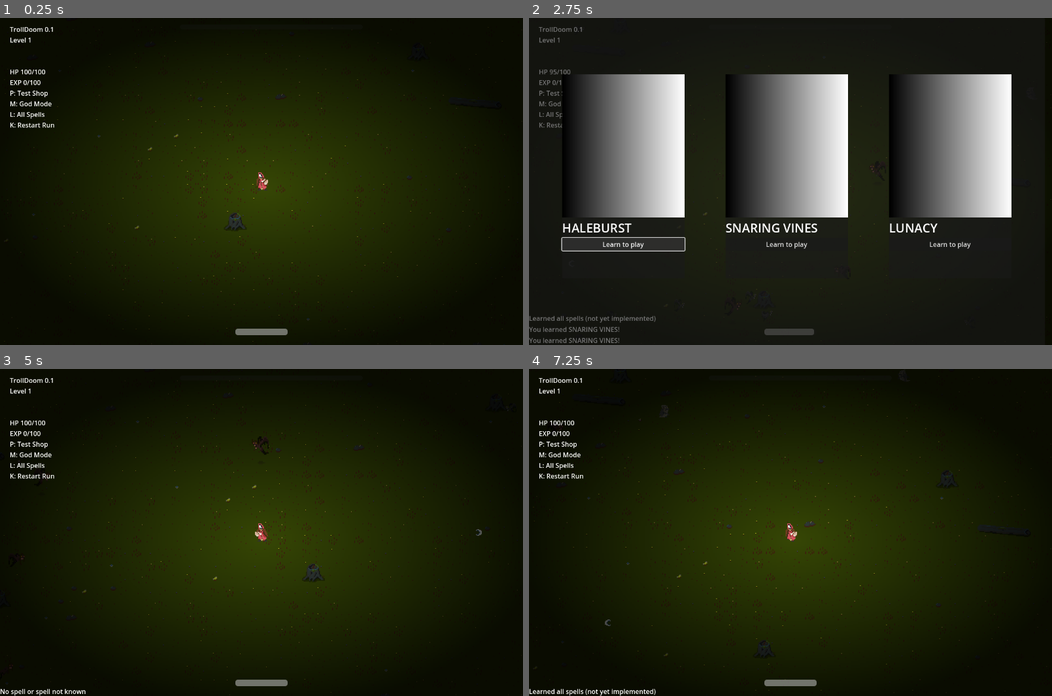
Above: before the commit, frames 1-4 (two rows, left to right).
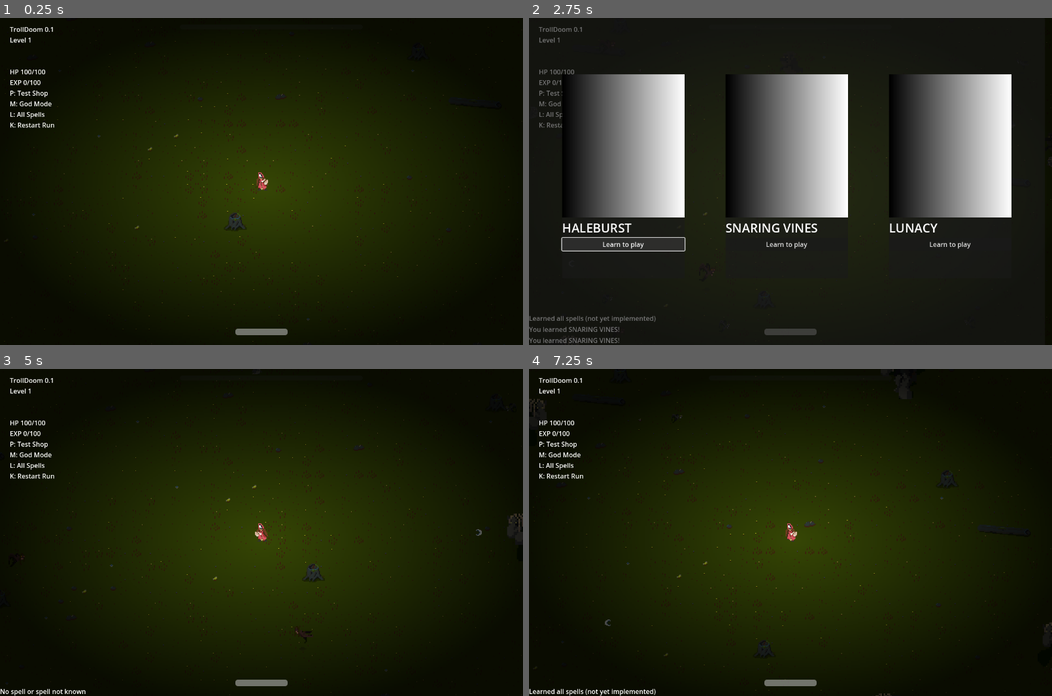
Above: after the commit, the same moments.

Repository: milestone-dev/ld55
Game: Godot game, scene res://scenes/main.tscn
The game is run twice, just before and just after one commit, with the same random seed, the same clock (stepped at 60 frames per second) and the same inputs.
Inputs (mouse positions are in pixels of both pictures, inside the frame that each line leads up to):
- Up to frame 1 (0.25 s): no input
- Up to frame 2 (2.75 s): tap Enter at 0.5 s; move the mouse to (764, 246) at 0.52 s; hold W (move_up) 0.53-1.25 s; tap L (dev_allspells) at 0.6 s; click (764, 246) at 0.67 s; tap P (dev_shop) at 0.77 s; click "Learn to play" at 1.25 s; click "Learn to play" at 2 s
- Up to frame 3 (5 s): tap K (dev_restart) at 2.75, 3.5 s; drag from (418, 581) to (261, 532) at 2.77 s; move the mouse to (104, 483) at 3.52 s; hold A (move_left) 3.53-4.25 s; hold Space 3.53-4.25 s; drag from (287, 532) to (104, 483) at 4.27 s
- Up to frame 4 (7.25 s): move the mouse to (712, 450) at 5.02 s; hold S (move_down) 5.03-5.75 s; tap M (dev_godmode) at 5.1 s; tap P (dev_shop) at 5.27 s; tap K (dev_restart) at 5.75, 6.5 s; drag from (905, 516) to (790, 532) at 5.77 s; move the mouse to (685, 548) at 6.52 s; hold W (move_up) from 6.53 s (still down); tap L (dev_allspells) at 6.6 s; click (685, 548) at 6.67 s

Frame 1 is identical in both runs. In frame 2, less than 0.1% of the frame differs, in the area x 4-100%, y 15-97%; in frame 3, 0.2%, in the area x 1-100%, y 20-92%; in frame 4, less than 0.1%.

Commit message:
New troll here

Diff:
--- /dev/null
+++ b/resources/mobtypes/troll.tres
@@ -0,0 +1,17 @@
+[gd_resource type="Resource" script_class="Mobtype" load_steps=3 format=3 uid="uid://cy5cc8c3j2ytg"]
+
+[ext_resource type="Script" path="res://scripts/mobtype.gd" id="1_lfbag"]
+[ext_resource type="Texture2D" uid="uid://brr25pyed7l4d" path="res://assets/sprites/troll.png" id="2_o6nka"]
+
+[resource]
+script = ExtResource("1_lfbag")
+max_hp = 1200
+speed = 2000
+attack_damage = 500
+attack_cooldown_max = 1.0
+attack_range = 8
+experience = 5
+sprite = ExtResource("2_o6nka")
+color = Color(1, 1, 1, 1)
+scale = 2.0
+animation_speed = 0.2
--- a/resources/spells/destroy_3.tres
+++ b/resources/spells/destroy_3.tres
@@ -11,8 +11,8 @@
 description = "Boardclearing AOE of FIRE"
 dependency = ExtResource("1_iukkp")
 weight = 1.0
-damage = 1000.0
-range = 1000.0
+attack_damage = 1000.0
+attack_range = 10000.0
 heal = 0.0
 effect = ExtResource("1_ewyqh")
 effect_duration = 0.0
--- a/scenes/mob.tscn
+++ b/scenes/mob.tscn
@@ -179,7 +179,7 @@
 texture_filter = 1
 texture = ExtResource("2_3fp5a")
 hframes = 12
-frame = 3
+frame = 7
 
 [node name="AnimationPlayer" type="AnimationPlayer" parent="."]
 root_node = NodePath("../AnimationTree")
--- a/scripts/mob.gd
+++ b/scripts/mob.gd
@@ -16,6 +16,7 @@
 	player_target = get_tree().get_nodes_in_group("player")[0];
 	hp = type.max_hp
 	modulate = type.color
+	$AnimationPlayer.speed_scale = type.animation_speed
 	scale = Vector2(type.scale,type.scale)
 
 func _physics_process(delta):
--- a/scripts/mobtype.gd
+++ b/scripts/mobtype.gd
@@ -10,6 +10,7 @@
 @export var sprite: Texture2D
 @export var color : Color = Color.WHITE;
 @export var scale : float = 1;
+@export var animation_speed : float = 1;
 
 # Called when the node enters the scene tree for the first time.
 func _ready() -> void:
Binary file added: assets/sprites/troll.png
Not shown, added: assets/sprites/troll.png.import
